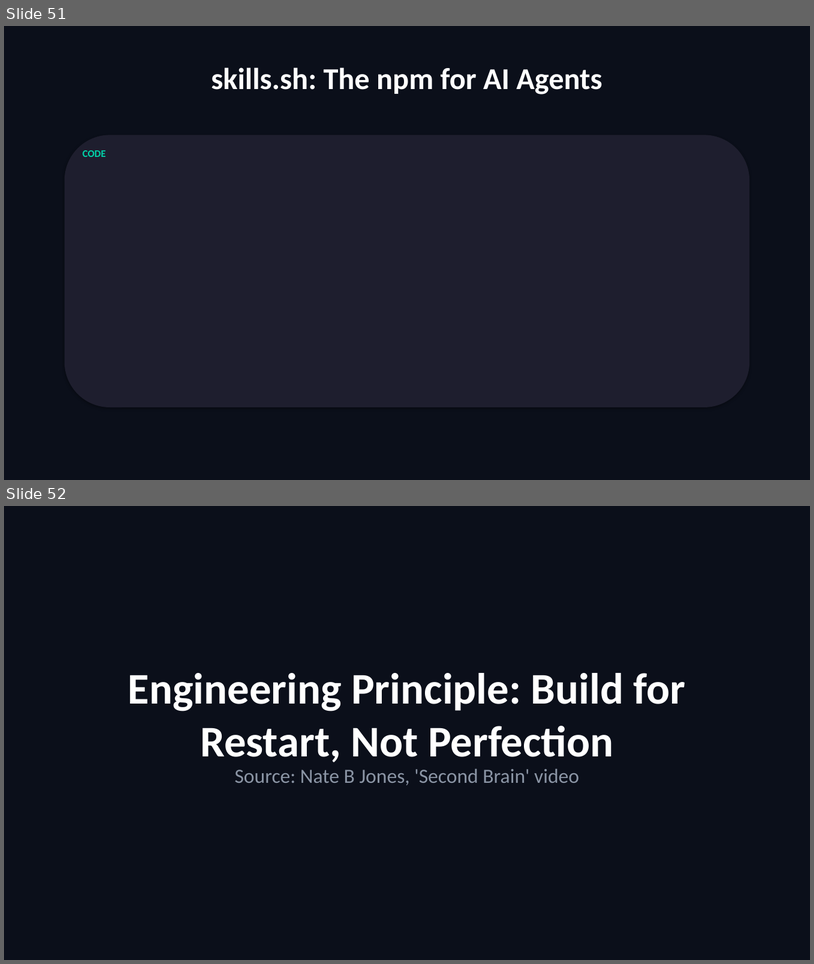
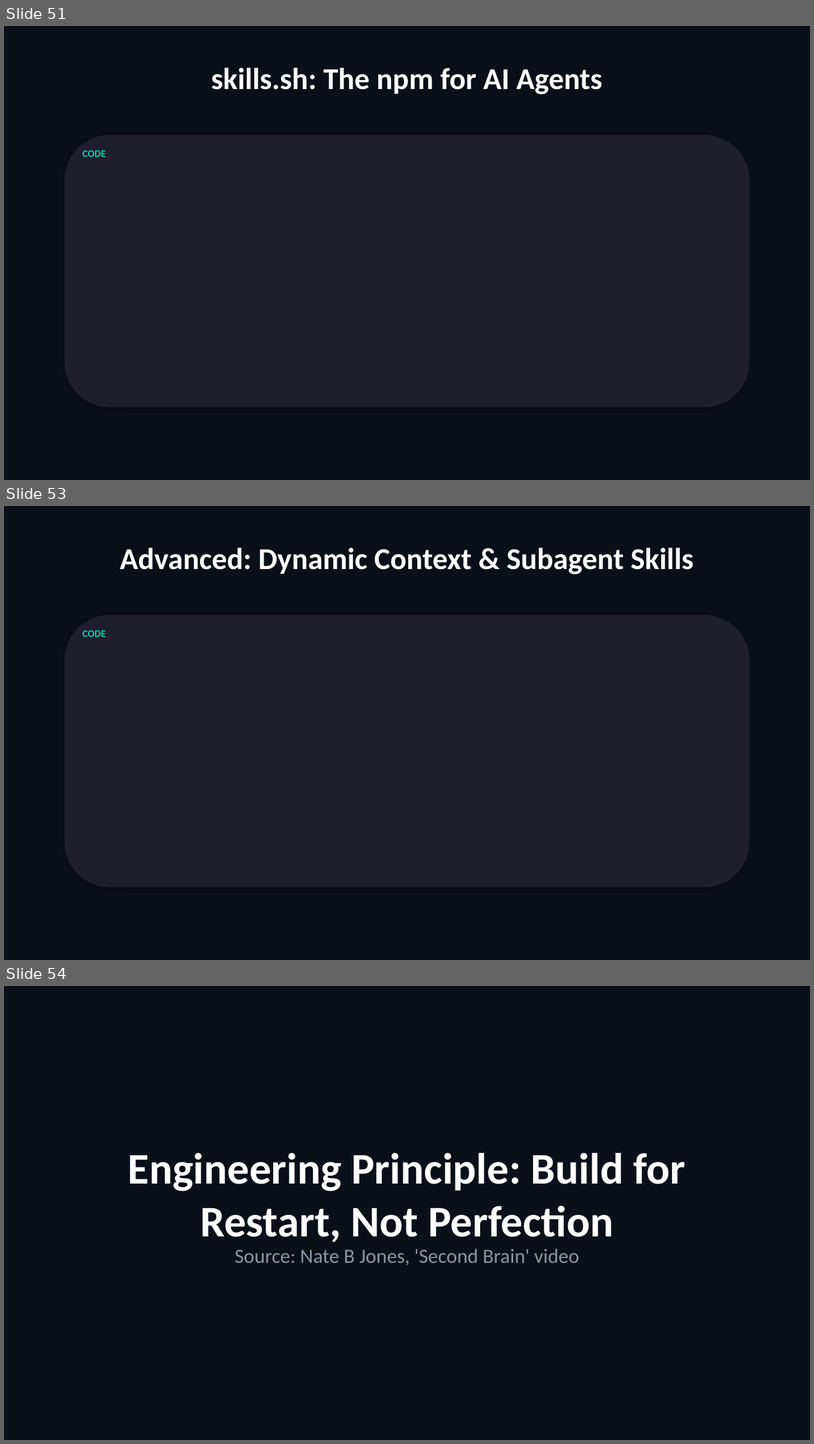
Before and after one commit to scottrhay/AIA-ClaudeCopilot, a slide deck: slides/Day3_Claude_Code_Advanced.pptx. Shown one above the other, each under a label of ours: slides 51 and 52 before the commit, slides 51, 53 and 54 after it; the slides between them are not shown. The pictures are 814x964 and 814x1444 pixels, drawn with LibreOffice and Linux fonts; fonts in the diff are those of the drawing. Boxes give left, top, right and bottom in pixels: in the first picture for what was removed or moved away, otherwise in the second. Text is boxed around its words. In the diff, an @@ line names an element or a change of style, - is before the commit and + after.

Commit message:
Add official Anthropic skills features: invocation control, dynamic context, scope
Day 3 (95→97 slides):
- Skill Invocation Control: disable-model-invocation vs user-invocable
- Dynamic Context & Subagent Skills: !command preprocessing, context:fork

Ebook Ch 9: Invocation control (2 frontmatter fields), dynamic context
injection (!command syntax), subagent execution (context:fork + agent),
skill scope hierarchy (Enterprise>Personal>Project>Plugin)

Sources: Anthropic official 33-page skills guide, code.claude.com/docs/en/skills,
github.com/anthropics/skills

```diff
--- a/slides/Day3_Claude_Code_Advanced.pptx
+++ b/slides/Day3_Claude_Code_Advanced.pptx
@@ slide 53 added at box(4, 506, 810, 960), background #0B0F1A @@
@@ text added at box(120, 547, 694, 574), 36 pt, text #FFFFFF, bold @@
+Advanced: Dynamic Context & Subagent Skills
@@ rounded rectangle added at box(65, 615, 750, 887), fill #1E1E2E @@
@@ text added at box(83, 630, 106, 637), 12 pt, text #00D4AA, bold @@
+CODE
@@ what was slide 52 is now slide 54 @@
```
Also in this commit, not shown: 1 other slide added.
